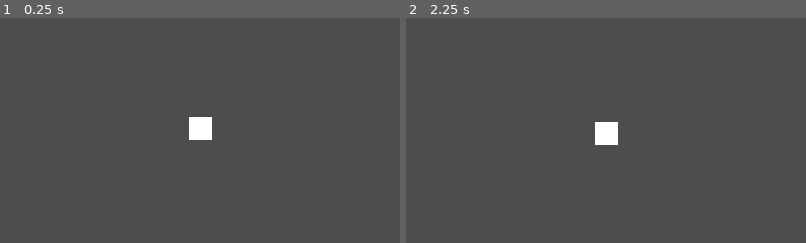
Above: before the commit, frames 1-2 (left to right).
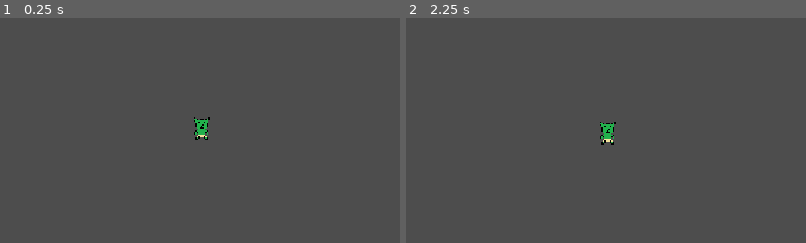
Above: after the commit, the same moments.

Repository: Zelloe/mage-frogs
Game: Godot game, scene res://game.tscn
The game is run twice, just before and just after one commit, with the same random seed, the same clock (stepped at 60 frames per second) and the same inputs.
Inputs:
- Up to frame 1 (0.25 s): no input
- Up to frame 2 (2.25 s): tap Enter at 0.5, 2 s; tap S (press_s) at 0.6, 2.1 s; tap Space at 1.25 s; tap W (press_w) at 1.35 s
The pictures show only the part of the screen within x 2-52%, y 2-52%; the shares and areas given below are measured in that part.

The runs differ from the first frame. In frame 1, 0.6% of the frame differs, in the area x 47-53%, y 44-55%; in frame 2, 0.6%.

Commit message:
personagem com animacao

Diff:
--- a/icon.svg
+++ /dev/null
@@ -1 +0,0 @@
-<svg xmlns="http://www.w3.org/2000/svg" width="128" height="128"><rect width="124" height="124" x="2" y="2" fill="#363d52" stroke="#212532" stroke-width="4" rx="14"/><g fill="#fff" transform="translate(12.322 12.322)scale(.101)"><path d="M105 673v33q407 354 814 0v-33z"/><path fill="#478cbf" d="m105 673 152 14q12 1 15 14l4 67 132 10 8-61q2-11 15-15h162q13 4 15 15l8 61 132-10 4-67q3-13 15-14l152-14V427q30-39 56-81-35-59-83-108-43 20-82 47-40-37-88-64 7-51 8-102-59-28-123-42-26 43-46 89-49-7-98 0-20-46-46-89-64 14-123 42 1 51 8 102-48 27-88 64-39-27-82-47-48 49-83 108 26 42 56 81zm0 33v39c0 276 813 276 814 0v-39l-134 12-5 69q-2 10-14 13l-162 11q-12 0-16-11l-10-65H446l-10 65q-4 11-16 11l-162-11q-12-3-14-13l-5-69z"/><path d="M483 600c0 34 58 34 58 0v-86c0-34-58-34-58 0z"/><circle cx="725" cy="526" r="90"/><circle cx="299" cy="526" r="90"/></g><g fill="#414042" transform="translate(12.322 12.322)scale(.101)"><circle cx="307" cy="532" r="60"/><circle cx="717" cy="532" r="60"/></g></svg>
--- a/player_l.tscn
+++ b/player_l.tscn
@@ -1,12 +1,42 @@
 [gd_scene format=3 uid="uid://48hfhgbcltuv"]
 
 [ext_resource type="Script" uid="uid://b7rnv01i1kn7a" path="res://movement_left.gd" id="1_23ycj"]
-[ext_resource type="Texture2D" uid="uid://cnklotvrr1qvu" path="res://assets/square.png" id="1_rnxwr"]
+[ext_resource type="Texture2D" uid="uid://hxhojo2adqhq" path="res://assets/goblin_idle.png" id="2_23ycj"]
+
+[sub_resource type="AtlasTexture" id="AtlasTexture_8dy6e"]
+atlas = ExtResource("2_23ycj")
+region = Rect2(0, 0, 32, 32)
+
+[sub_resource type="AtlasTexture" id="AtlasTexture_nto1d"]
+atlas = ExtResource("2_23ycj")
+region = Rect2(32, 0, 32, 32)
+
+[sub_resource type="SpriteFrames" id="SpriteFrames_11fwb"]
+animations = [{
+"frames": [{
+"duration": 1.0,
+"texture": SubResource("AtlasTexture_8dy6e")
+}, {
+"duration": 1.0,
+"texture": SubResource("AtlasTexture_nto1d")
+}],
+"loop": 1,
+"name": &"default",
+"speed": 5.0
+}]
+
+[sub_resource type="RectangleShape2D" id="RectangleShape2D_11fwb"]
+size = Vector2(17, 30)
 
 [node name="PlayerL" type="Node2D" unique_id=2055167309]
 
 [node name="CharacterBody2D" type="CharacterBody2D" parent="." unique_id=2069768529]
 script = ExtResource("1_23ycj")
 
-[node name="Sprite2D" type="Sprite2D" parent="CharacterBody2D" unique_id=297017376]
-texture = ExtResource("1_rnxwr")
+[node name="AnimatedSprite2D" type="AnimatedSprite2D" parent="CharacterBody2D" unique_id=378042585]
+sprite_frames = SubResource("SpriteFrames_11fwb")
+frame_progress = 0.24353002
+
+[node name="CollisionShape2D" type="CollisionShape2D" parent="CharacterBody2D" unique_id=2126507800]
+position = Vector2(0.5, 1)
+shape = SubResource("RectangleShape2D_11fwb")
--- a/project.godot
+++ b/project.godot
@@ -13,7 +13,6 @@
 config/name="mage-frogs"
 run/main_scene="uid://bw6sjnsjxest2"
 config/features=PackedStringArray("4.7", "Forward Plus")
-config/icon="res://icon.svg"
 
 [display]
 
@@ -39,4 +38,5 @@
 
 [rendering]
 
+textures/canvas_textures/default_texture_filter=0
 rendering_device/driver.windows="d3d12"
Not shown, changed: assets/goblin_idle.png.import
